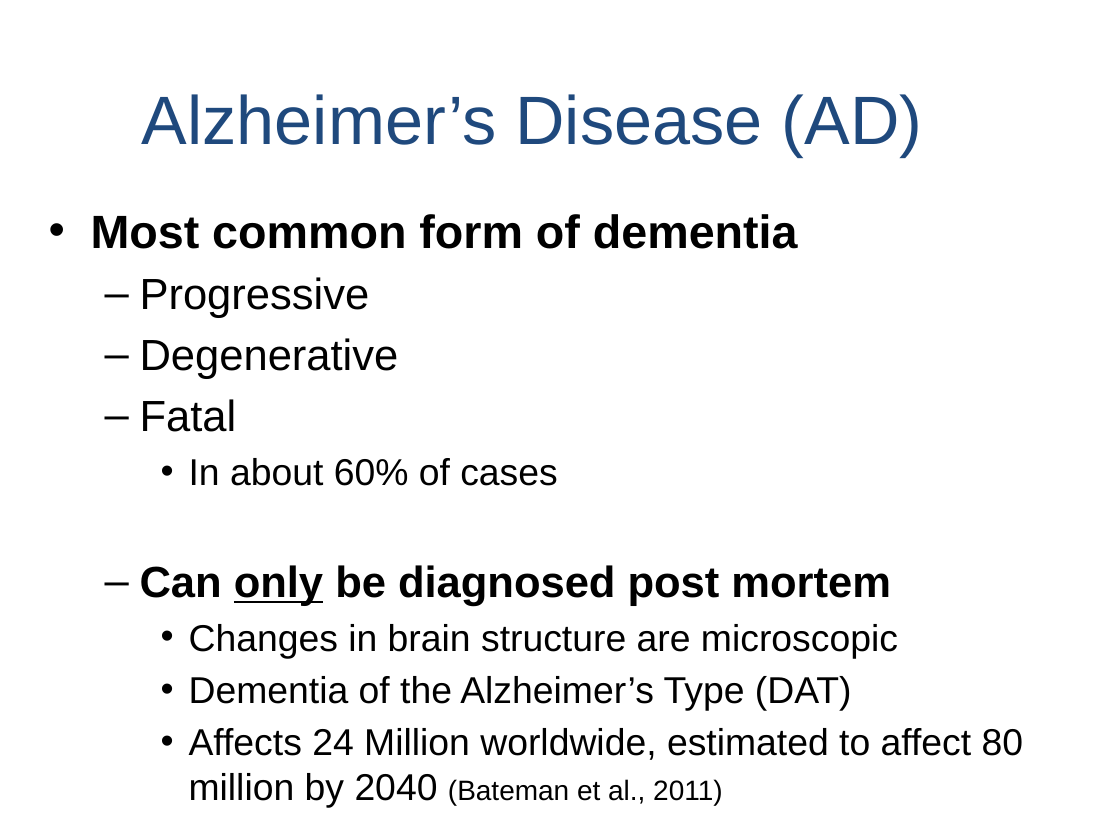
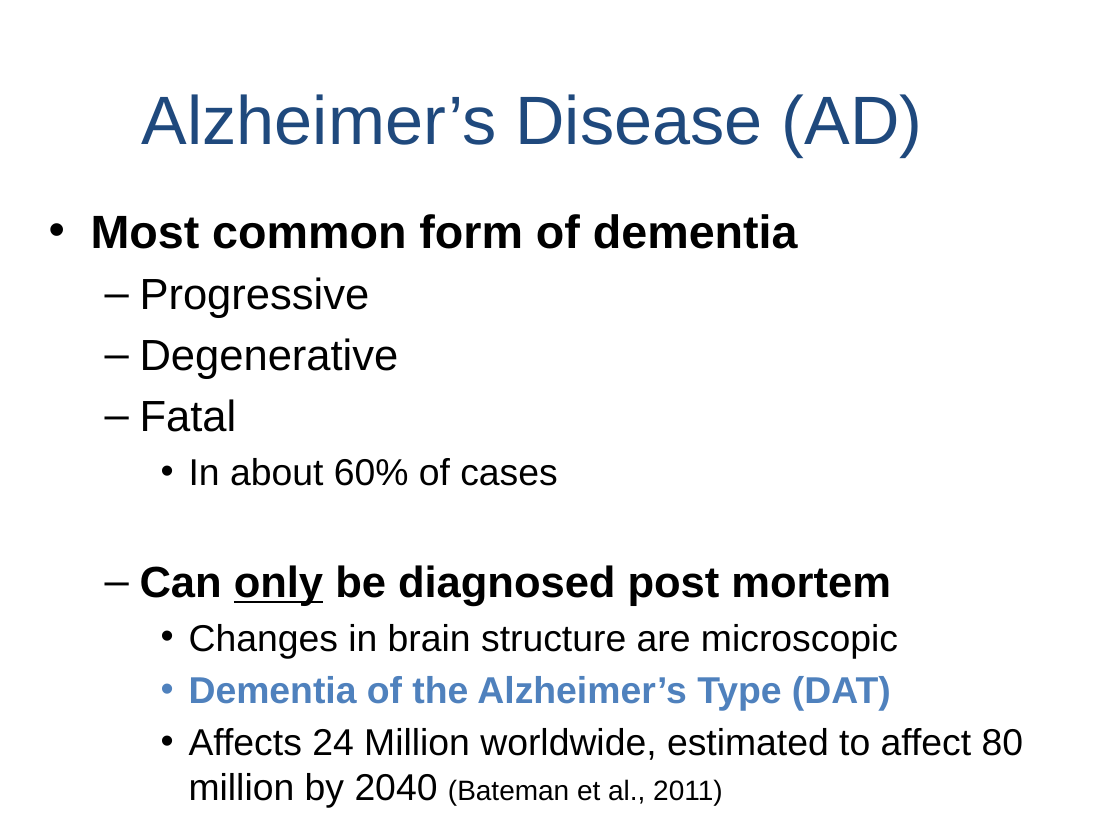
Before and after one commit to npm27/Teaching-Materials, a slide deck: slide 33 of Memory/Slides/Chapter 10.PPTX. Drawn at 1120x840 pixels with LibreOffice and Linux fonts; fonts in the diff are those of the drawing. Boxes give left, top, right and bottom in pixels: in the first picture for what was removed or moved away, otherwise in the second. Text is boxed around its words. In the diff, an @@ line names an element or a change of style, - is before the commit and + after.

```diff
--- a/Memory/Slides/Chapter 10.PPTX
+++ b/Memory/Slides/Chapter 10.PPTX
@@ text at (189, 676, 891, 710): text colour #000000 to #4F81BD, bold on in "Dementia of the Alzheimer’s Type (DAT)" @@
```
Also in this commit, not shown: 2 other slides changed.
